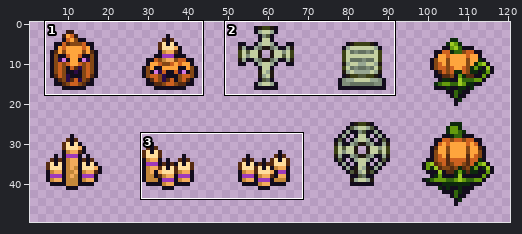
Two states of a sprite sheet, Entities/Natural/Bushes/Bushes.png. The first picture is a wide view before the edit; the outline marks the close-up.
Close-up. Before:
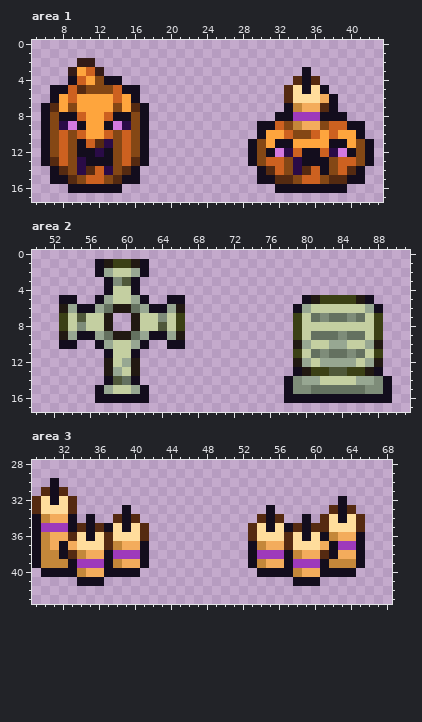
The file is 128x64 pixels. Shown: area 1: x 5..43, y 0..17; area 2: x 50..91, y 0..17; area 3: x 29..68, y 28..43. The wide view leaves out empty margins.
After:
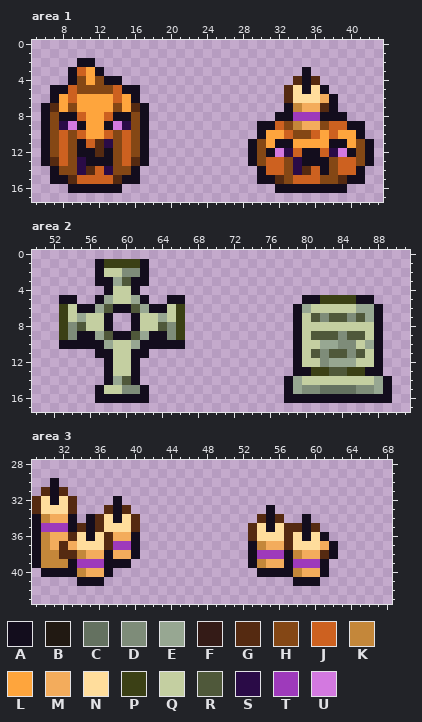
Palette (. is transparent): A #130d1d  B #211912  C #647160  D #7e8c79  E #97a792  F #341b17  G #552a11  H #844715  J #cd6120  K #c4873a  L #fea53d  M #f3ac5c  N #ffdd9c  P #3b4015  Q #c4cfa1  R #4f583a  S #2a0b47  T #9e3abb  U #d379e0
Diff:
--- area 1
@@ x 7..14 @@
  1 ........
- 2 ...FF...
- 3 ..FLJF..
- 4 ..AJLHAA
- 5 AAJGHHHJ
+ 2 ...AA...
+ 3 ..AJLA..
+ 4 ..AHLHAA
+ 5 AAJHHHHJ
  6 ALJLLLLJ
@@ x 5..43 @@
 11 .AHJHAJGSHJHA...........AHLAALLLLAALHA.
-12 .AHJHAASAHJHA...........AHAUSJAAJSUAHA.
+12 .AHJHAAGAHJHA...........AHAUSJAAJSUAHA.
 13 .AGJHSAAAHJGA...........AHJJHSAAAHJJHA.
-14 ..AGHSGJSHGA.............AGJHSGJAHJGA..
-15 ..AAGHJJHGAA.............AAGGHJJHGGAA..
+14 ..AHHSGJSHHA.............AJJHSGJAHJJA..
+15 ..AAGJJJJGAA.............AAGHJJJHHGAA..
 16 ....AAAAAA.................AAAAAAAA....
--- area 2
@@ x 50..91 @@
  0 ..........................................
- 1 .......ABPPBA.............................
- 2 .......AEQQEA.............................
- 3 ........ADRA..............................
+ 1 .......APPPPA.............................
+ 2 .......AQQDDA.............................
+ 3 .......AAERAA.............................
  4 ........AQQA..............................
- 5 ...AA..AEQQEA..AA.............ABPPPPBA....
- 6 ...BEAAECBBCEAAEB............AEQQQQQQEA...
- 7 ...PQRQQB..BQQDQP............PQCDCCDCQP...
- 8 ...PQDQQB..BQQRQP............PQQQQQQQQP...
- 9 ...BEAAECBBCEAAEB............PQCCCDCCQP...
-10 ...AA..AEQQEA..AA............BEQQEEQQEB...
-11 ........AQQA.................PQCDCCDCQP...
-12 ........BQEB.................BEQEEEEQEB...
-13 ........BEQB.................ABPPRRPPBA...
-14 ........ARCA................ADEEQQQQEEDA..
-15 .......AEQQEA...............ADDCCCCCCDDA..
+ 5 ...AA..AEQQEA..AA.............AAPPPPAA....
+ 6 ...PQAAERAAREAAQP............AEQQQQQEEA...
+ 7 ...PQEQQA..AQQEQP............AQRDRRDREA...
+ 8 ...PDRQQA..AQQRDP............AQQQQQQQQA...
+ 9 ...PDAAERAAREAADP............AQRRRDRRQA...
+10 ...AAAAAEQQEAAAAA............AQQEEDDQEA...
+11 .......AAQQAA................AQRDRRDRQA...
+12 ........AQQA.................AQQDEEEQQA...
+13 ........AQQA.................AAPPRRPPAA...
+14 ........AERA................AEQQQQQQQQEA..
+15 .......AQQDDA...............AEDDCCCCDDEA..
 16 .......AAAAAA...............AAAAAAAAAAAA..
--- area 3
@@ x 29..68 @@
 31 .GAG....................................
-32 GNANG.............................A.....
-33 GNNNG.....A...............A......GAG....
-34 AKMMA.A..GAG.............GAG..A.GNANG...
-35 ATTTAGAGANANG...........GNANAGAGGNNNG...
-36 AKMMGNANGNNNG...........GNNNGNANAKMMA...
-37 AKMAMNNNGKMMA...........AKMMGNNNMATTA...
-38 AKKAGKMMATTTA...........ATTTAKMMGAMMA...
-39 AKKKATTTAKMMA...........AKMMATTTAKKKA...
-40 .AAAAKMMAAAA.............AAAAKMMAAAA....
+32 GNANG....A..............................
+33 GNNNG...GAG...............A.............
+34 AKMMA.AGNANG.............GAG..A.........
+35 ATTTAGAGNNNG............GNANGGAG........
+36 AKMMGNANGMMA............GNNNGNANA.......
+37 AKMGMNNNGTTA............AKMMGNNNMA......
+38 AKKGGKMMAMMA............ATTTAKMMGA......
+39 AKKKATTTAAA.............AKMMATTTA.......
+40 .AAAAKMMA................AAAAKMMA.......
 41 .....AAA.....................AAA........
